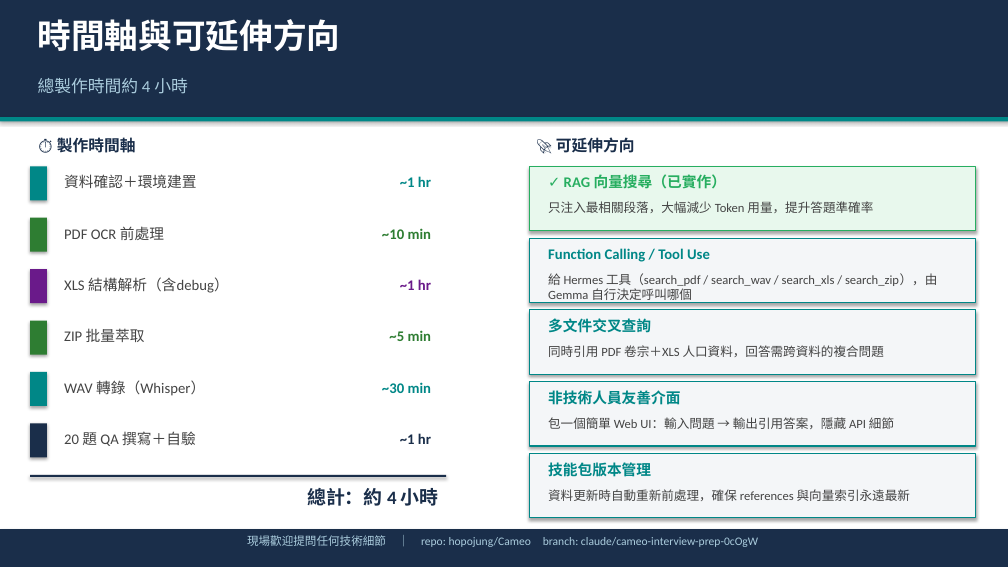
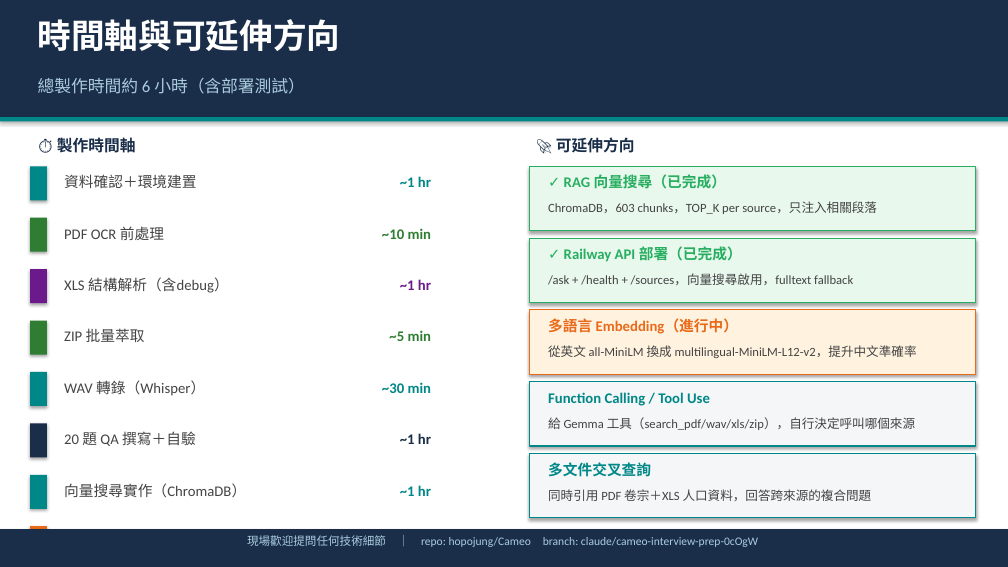
Before and after one commit to HoPoJung/Cameo, a slide deck: slide 5 of slides/報告_柏融.pptx. Drawn at 1008x567 pixels with LibreOffice and Linux fonts; fonts in the diff are those of the drawing. Boxes give left, top, right and bottom in pixels: in the first picture for what was removed or moved away, otherwise in the second. Text is boxed around its words. In the diff, an @@ line names an element or a change of style, - is before the commit and + after.

```diff
--- a/slides/報告_柏融.pptx
+++ b/slides/報告_柏融.pptx
@@ text at [38, 78, 305, 94]: text changed @@
-總製作時間約 4 小時
+總製作時間約 6 小時（含部署測試）
@@ text at [564, 174, 727, 189]: text changed @@
-✓ RAG 向量搜尋（已實作）
+✓ RAG 向量搜尋（已完成）
@@ text at [548, 202, 877, 214]: text changed @@
-只注入最相關段落，大幅減少 Token 用量，提升答題準確率
+ChromaDB，603 chunks，TOP_K per source，只注入相關段落
@@ rectangle at [529, 238, 975, 302]: fill #F4F6F8 to #E8F8ED; outline #008787 1 pt to #27AE60 1 pt @@
@@ text added at [564, 246, 742, 262], 14 pt, text #27AE60, bold @@
+✓ Railway API 部署（已完成）
@@ text added at [548, 274, 853, 285], 12 pt, text #444444 @@
+/ask + /health + /sources，向量搜尋啟用，fulltext fallback
@@ rectangle at [529, 310, 975, 374]: fill #F4F6F8 to #FFF3E0; outline #008787 1 pt to #E86A1A 1 pt @@
@@ text added at [548, 318, 738, 334], 14 pt, text #E86A1A, bold @@
+多語言 Embedding（進行中）
@@ text added at [548, 345, 917, 358], 12 pt, text #444444 @@
+從英文 all-MiniLM 換成 multilingual-MiniLM-L12-v2，提升中文準確率
@@ text "Function Calling / Tool Use": place and size @@
-text "Function Calling / Tool Use" at [548, 248, 710, 262]
+text "Function Calling / Tool Use" at [548, 392, 710, 406]
@@ text at [548, 417, 915, 430]: text changed @@
-給 Hermes 工具（search_pdf / search_wav / search_xls / search_zip），由 Gemma 自行決定呼叫哪個
+給 Gemma 工具（search_pdf/wav/xls/zip），自行決定呼叫哪個來源
@@ text removed at [548, 390, 681, 405] @@
-非技術人員友善介面
@@ text removed at [548, 417, 894, 429] @@
-包一個簡單 Web UI：輸入問題 → 輸出引用答案，隱藏 API 細節
@@ rectangle removed at [30, 475, 446, 477] @@
@@ rectangle added at [30, 475, 47, 509], fill #008787 @@
@@ text "多文件交叉查詢": place and size @@
-text "多文件交叉查詢" at [548, 318, 651, 333]
+text "多文件交叉查詢" at [548, 462, 651, 477]
@@ text removed at [548, 462, 651, 477] @@
-技能包版本管理
@@ text at [64, 483, 246, 498]: text changed; size 18 to 14 pt; text colour #1A2E4A to #444444; bold off @@
-總計：約 4 小時
+向量搜尋實作（ChromaDB）
@@ text added at [400, 485, 431, 496], 14 pt, text #008787, bold @@
+~1 hr
@@ text at [548, 489, 872, 501]: text changed @@
-同時引用 PDF 卷宗＋XLS 人口資料，回答需跨資料的複合問題
+同時引用 PDF 卷宗＋XLS 人口資料，回答跨來源的複合問題
@@ text removed at [548, 489, 910, 501] @@
-資料更新時自動重新前處理，確保 references 與向量索引永遠最新
@@ rectangle added at [30, 526, 47, 560], fill #E86A1A @@
```
Also in this commit, not shown: 1 other slide changed, 2 other files.
